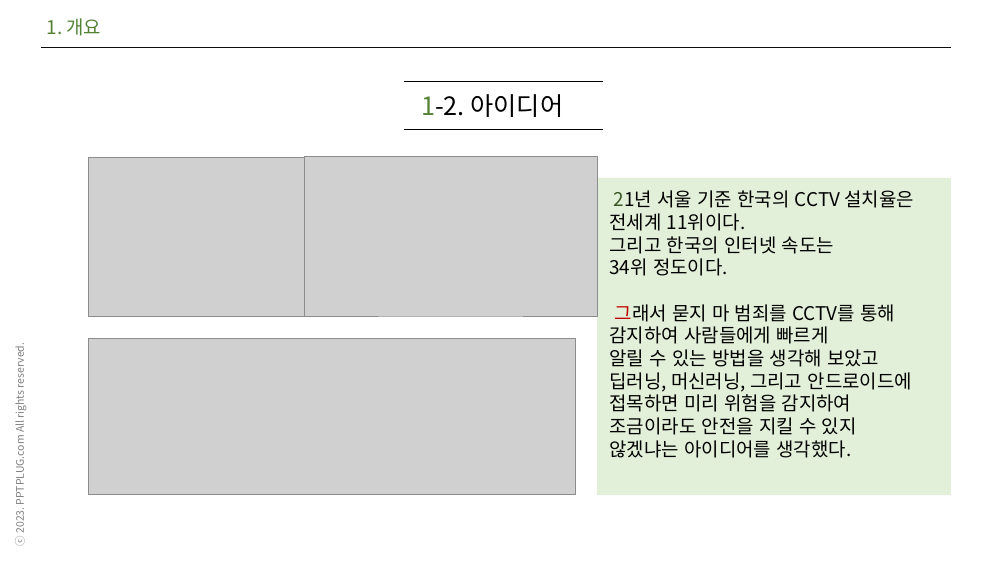
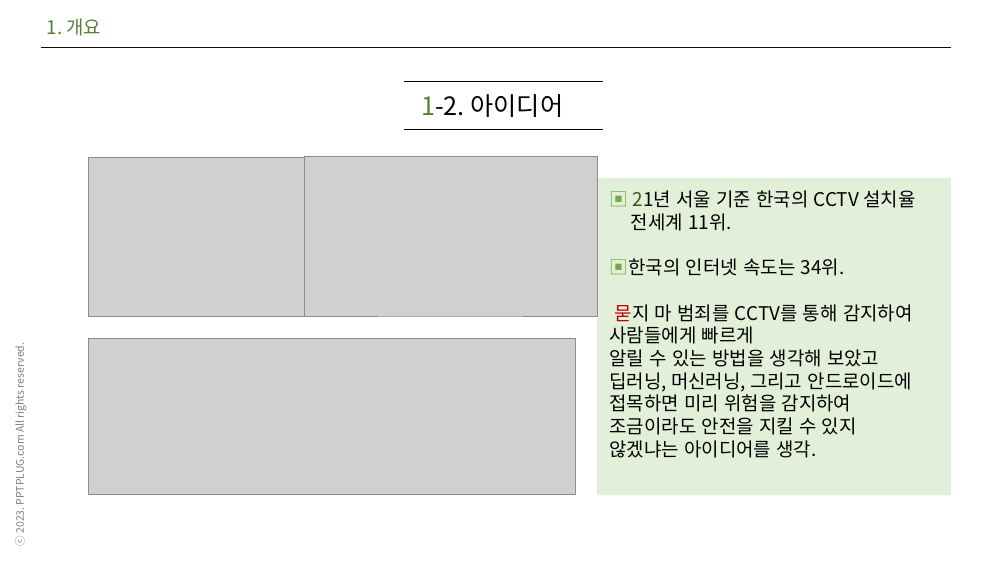
Before and after one commit to tjdwjdgus99/HRD_PYTHON_AI, a slide deck: slide 4 of Python04_ML_DL_Android_project/프로젝트 설계 성정현.pptx. Drawn at 1008x567 pixels with LibreOffice and Linux fonts; fonts in the diff are those of the drawing; grey boxes stand for pictures. Boxes give left, top, right and bottom in pixels: in the first picture for what was removed or moved away, otherwise in the second. Text is boxed around its words. In the diff, an @@ line names an element or a change of style, - is before the commit and + after.

```diff
--- a/Python04_ML_DL_Android_project/프로젝트 설계 성정현.pptx
+++ b/Python04_ML_DL_Android_project/프로젝트 설계 성정현.pptx
@@ text at <box>609,190,915,344</box>: text changed @@
-21년 서울 기준 한국의 CCTV 설치율은 전세계 11위이다.
-그리고 한국의 인터넷 속도는
-34위 정도이다.
-그래서 묻지 마 범죄를 CCTV를 통해 감지하여 사람들에게 빠르게
+▣ 21년 서울 기준 한국의 CCTV 설치율
+전세계 11위.
+▣한국의 인터넷 속도는 34위.
+묻지 마 범죄를 CCTV를 통해 감지하여 사람들에게 빠르게
@@ text at <box>609,440,817,458</box>: text changed @@
-않겠냐는 아이디어를 생각했다.
+않겠냐는 아이디어를 생각.
```
Also in this commit, not shown: 7 other slides changed, 2 slides added, 1 slide removed.
